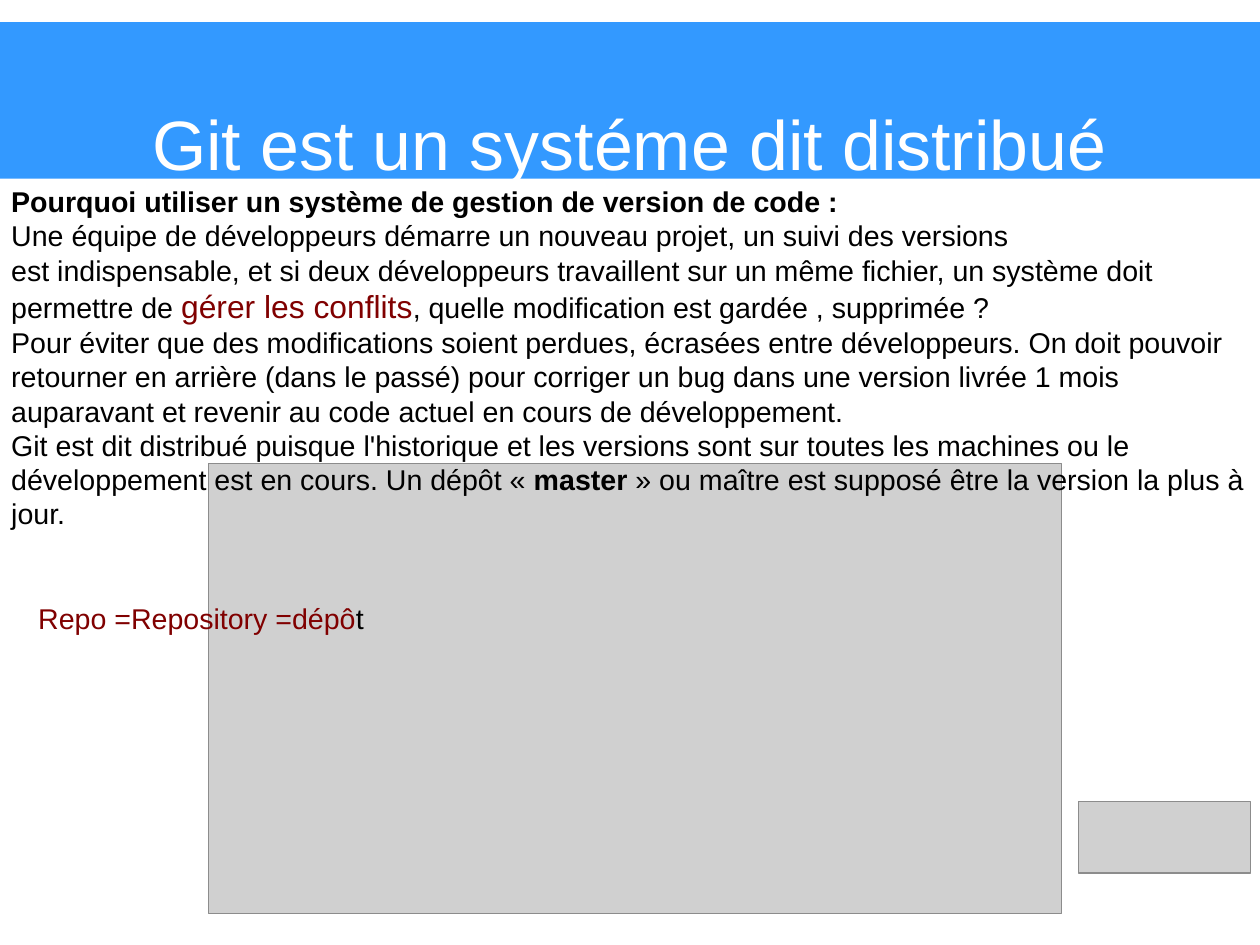
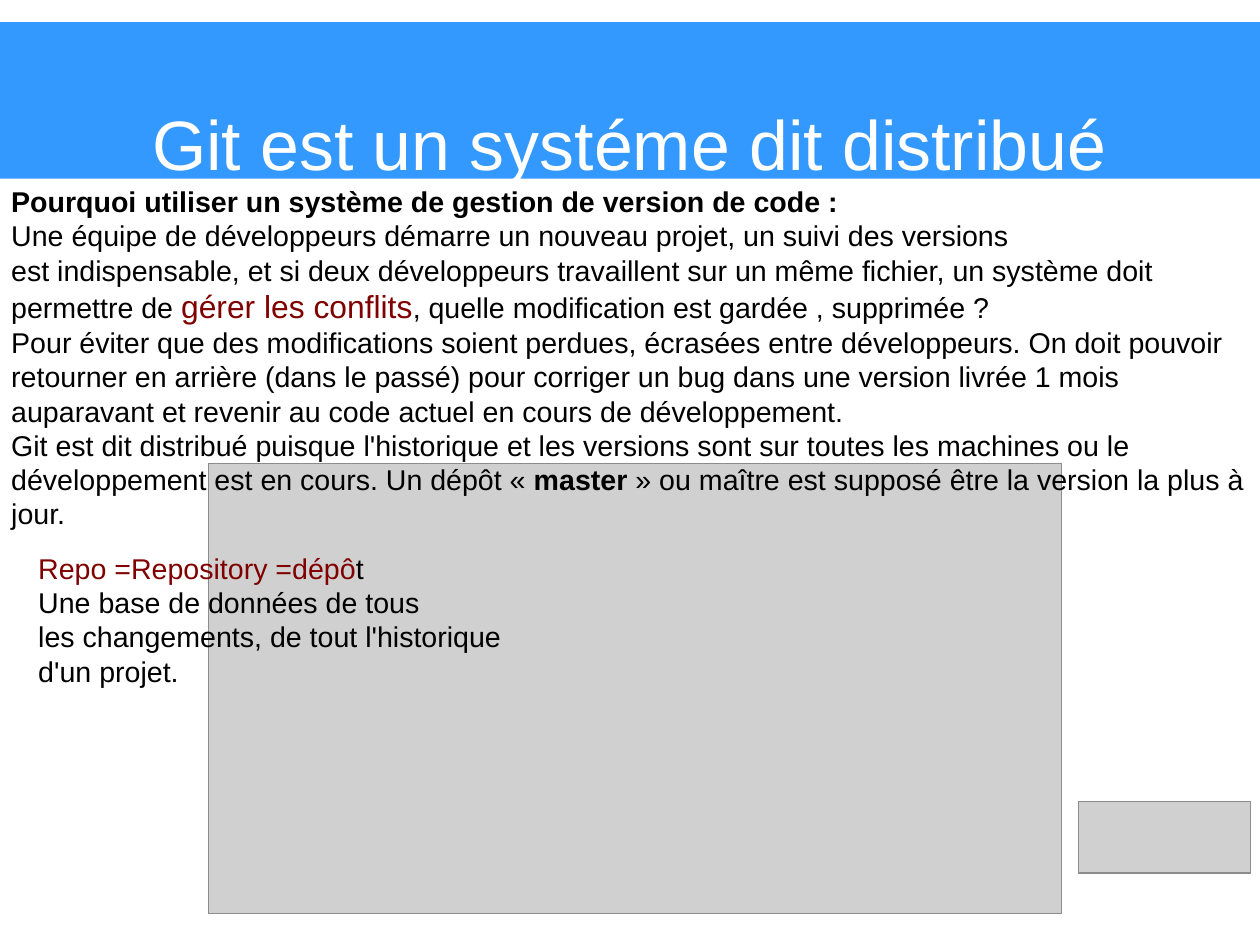
Before and after one commit to heylve/current, a slide deck: slide 3 of Presentations/git_explained.odp. Drawn at 1260x945 pixels with LibreOffice and Linux fonts; fonts in the diff are those of the drawing; grey boxes stand for pictures. Boxes give left, top, right and bottom in pixels: in the first picture for what was removed or moved away, otherwise in the second. Text is boxed around its words. In the diff, an @@ line names an element or a change of style, - is before the commit and + after.

```diff
--- a/Presentations/git_explained.odp
+++ b/Presentations/git_explained.odp
@@ text "Repo =Repository =dépôt": place and size @@
-text "Repo =Repository =dépôt" at <box>38,607,363,635</box>
+text "Repo =Repository =dépôt" at <box>38,556,501,687</box>
@@ text at <box>38,591,501,687</box>: paragraphs added @@
+Une base de données de tous
+les changements, de tout l'historique
+d'un projet.
```
Also in this commit, not shown: 5 other slides changed, 1 slide added, 1 other file.
